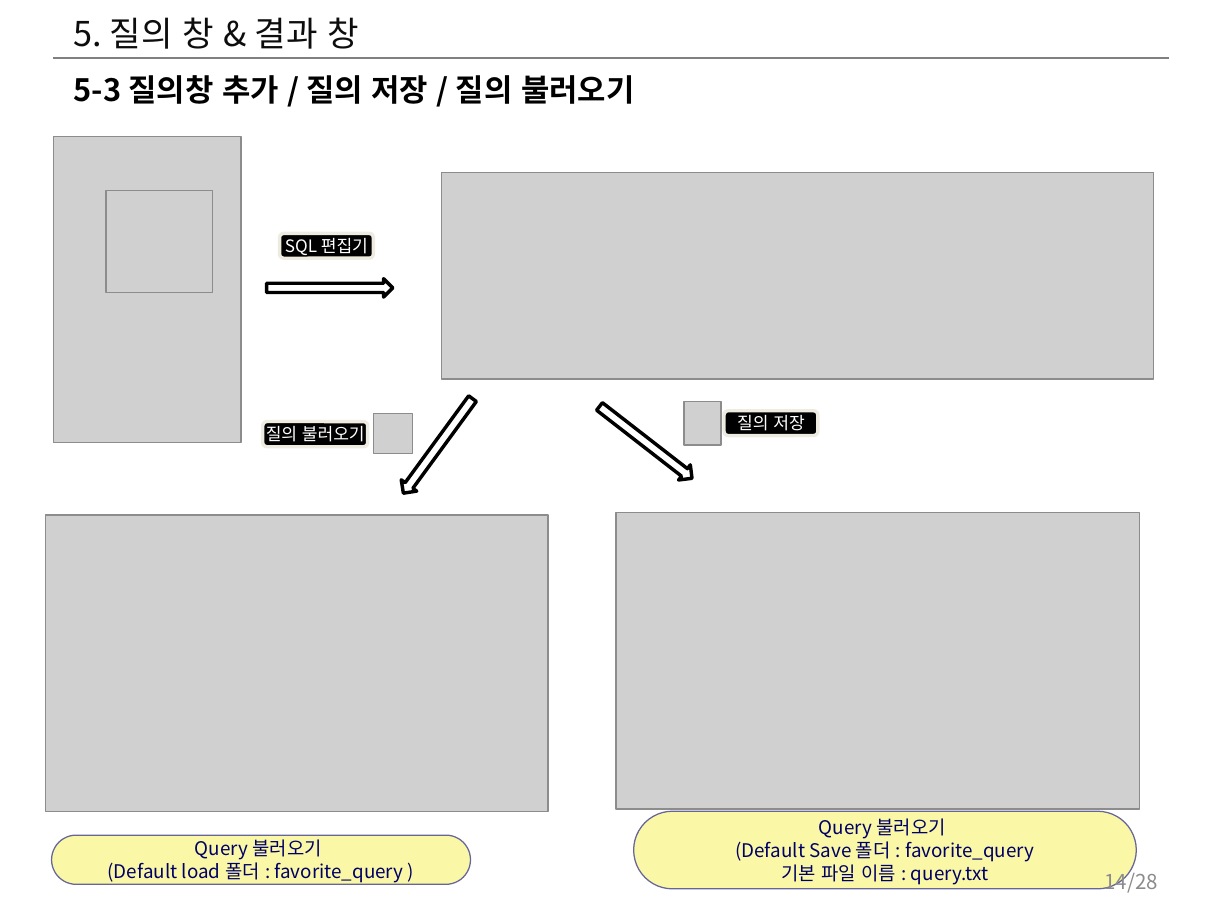
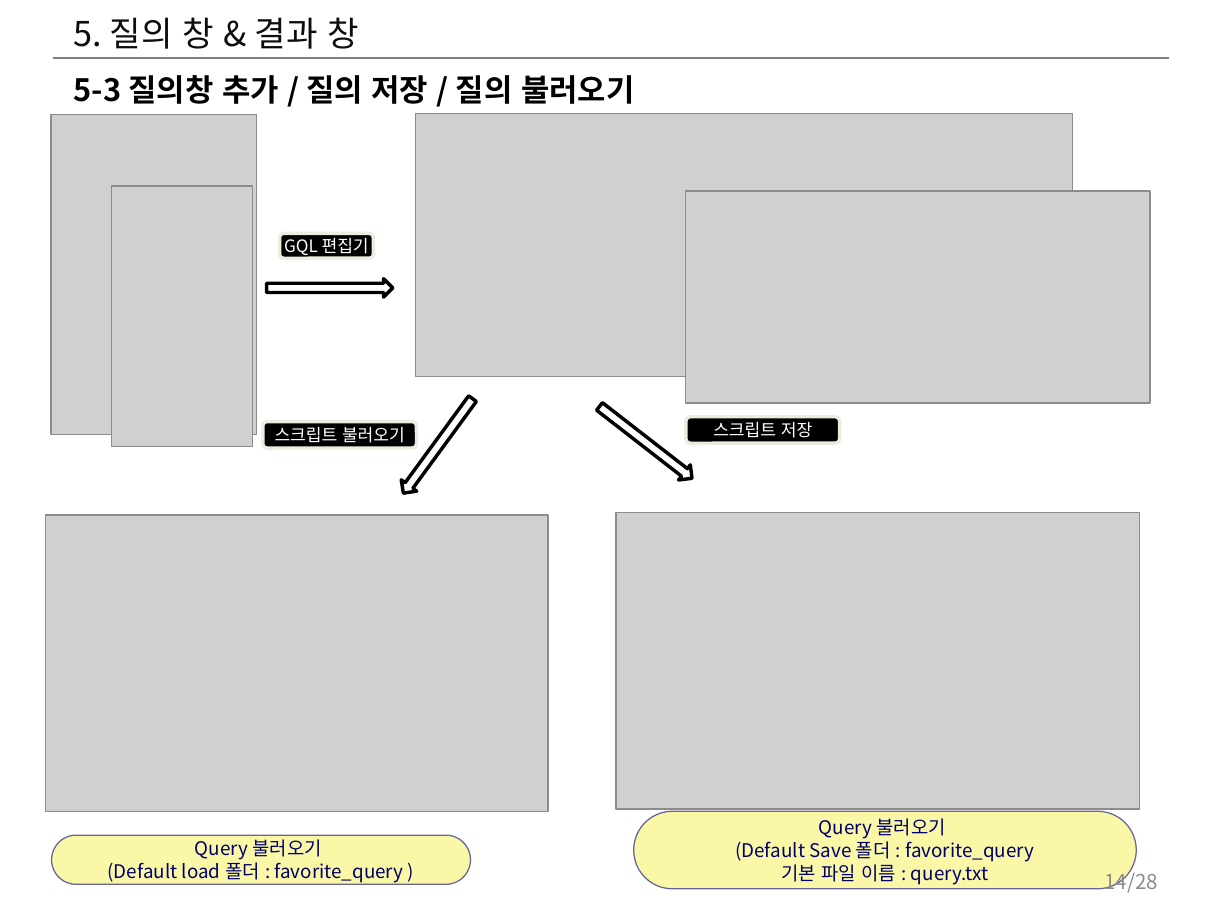
Before and after one commit to hwany7seo/gdbms_document, a slide deck: slide 14 of mockup/시각화도구_UI_UX_기획서.pptx. Drawn at 1232x924 pixels with LibreOffice and Linux fonts; fonts in the diff are those of the drawing; grey boxes stand for pictures. Boxes give left, top, right and bottom in pixels: in the first picture for what was removed or moved away, otherwise in the second. Text is boxed around its words. In the diff, an @@ line names an element or a change of style, - is before the commit and + after.

```diff
--- a/mockup/시각화도구_UI_UX_기획서.pptx
+++ b/mockup/시각화도구_UI_UX_기획서.pptx
@@ picture: place and size @@
-picture at [53,137,240,442]
+picture at [52,115,257,435]
@@ picture: place and size @@
-picture at [441,172,1153,379]
+picture at [415,113,1072,376]
@@ picture removed at [106,191,213,293] @@
@@ picture added at [112,186,254,447] @@
@@ picture added at [686,191,1151,403] @@
@@ text in rounded rectangle at [284,238,369,258]: text changed @@
-SQL 편집기
+GQL 편집기
@@ picture removed at [373,414,411,453] @@
@@ picture removed at [684,402,721,445] @@
@@ rounded rectangle "스크립트 저장": place and size @@
-rounded rectangle "스크립트 저장" at [724,410,818,435]
+rounded rectangle "스크립트 저장" at [686,416,840,442]
@@ rounded rectangle "스크립트 불러오기": place and size @@
-rounded rectangle "스크립트 불러오기" at [262,421,367,446]
+rounded rectangle "스크립트 불러오기" at [262,421,416,447]
@@ text in rounded rectangle at [275,427,405,447]: text changed @@
-질의 불러오기
+스크립트 불러오기
@@ text in rounded rectangle at [713,422,812,442]: text changed @@
-질의 저장
+스크립트 저장
```
Also in this commit, not shown: 10 other slides changed, 39 other files.
